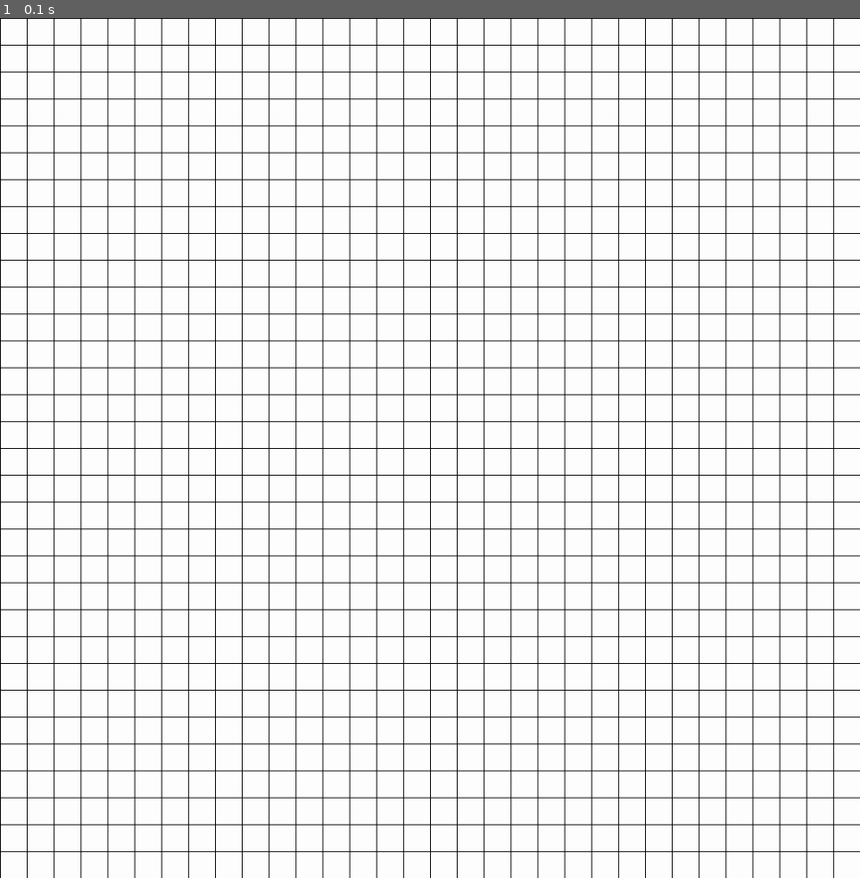
Above: before the commit, frame 1.
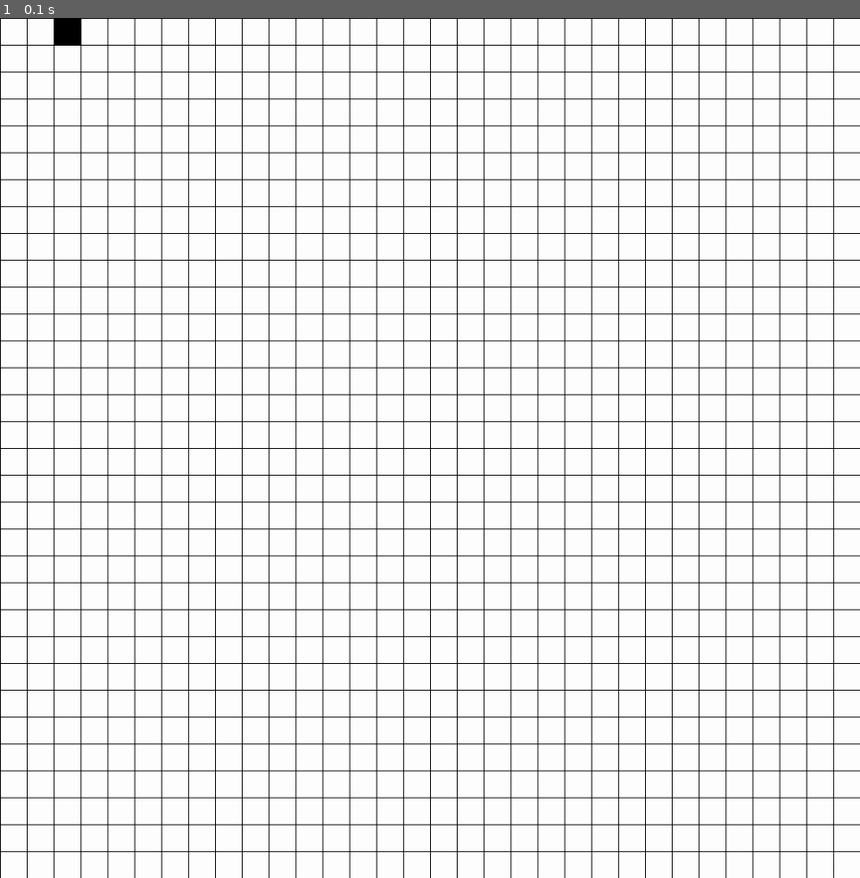
Above: after the commit, the same moment.

Repository: pretzelogical/snake-pygame
Game: pygame game, started from main.py
The game is run twice, just before and just after one commit, with the same random seed, the same clock (stepped at 60 frames per second) and the same inputs.
Inputs:
- Up to frame 1 (0.1 s): no input

The runs differ from the first frame. In frame 1, 0.1% of the frame differs, in the area x 6-10%, y 0-4%.

Commit message:
add block drawing

Diff:
--- a/main.py
+++ b/main.py
@@ -4,6 +4,8 @@
 SCREEN_SIZE = 1024
 # Pixel size of grid squares
 GRID_SIZE = 32
+# Colors
+COL_BLACK = pygame.Color("black")
 
 
 def createGameField():
@@ -14,16 +16,21 @@
 
 def drawGameGrid(screen):
     for i in range(0, SCREEN_SIZE, GRID_SIZE):
-        pygame.draw.line(screen, (0, 0, 0), (i, 0), (i, SCREEN_SIZE))
-        pygame.draw.line(screen, (0, 0, 0), (0, i), (SCREEN_SIZE, i))
+        pygame.draw.line(screen, COL_BLACK, (i, 0), (i, SCREEN_SIZE))
+        pygame.draw.line(screen, COL_BLACK, (0, i), (SCREEN_SIZE, i))
 
+def drawBlocks(screen, blocks):
+    for block in blocks:
+        pygame.draw.rect(screen, COL_BLACK, pygame.Rect(block.x, block.y, GRID_SIZE, GRID_SIZE))
 
 def main():
     pygame.init()
     screen = pygame.display.set_mode((SCREEN_SIZE, SCREEN_SIZE))
     pygame.display.set_caption("Snake")
-    # gameField = createGameField(32)
+    gameField = createGameField()
     clock = pygame.time.Clock()
+    block = pygame.Rect(64, 0, GRID_SIZE, GRID_SIZE)
+    blocks = [block]
     running = True
 
     while running:
@@ -34,6 +41,7 @@
 
         screen.fill((255, 255, 255))
         drawGameGrid(screen)
+        drawBlocks(screen, blocks)
         pygame.display.flip()
 
         clock.tick(60)
